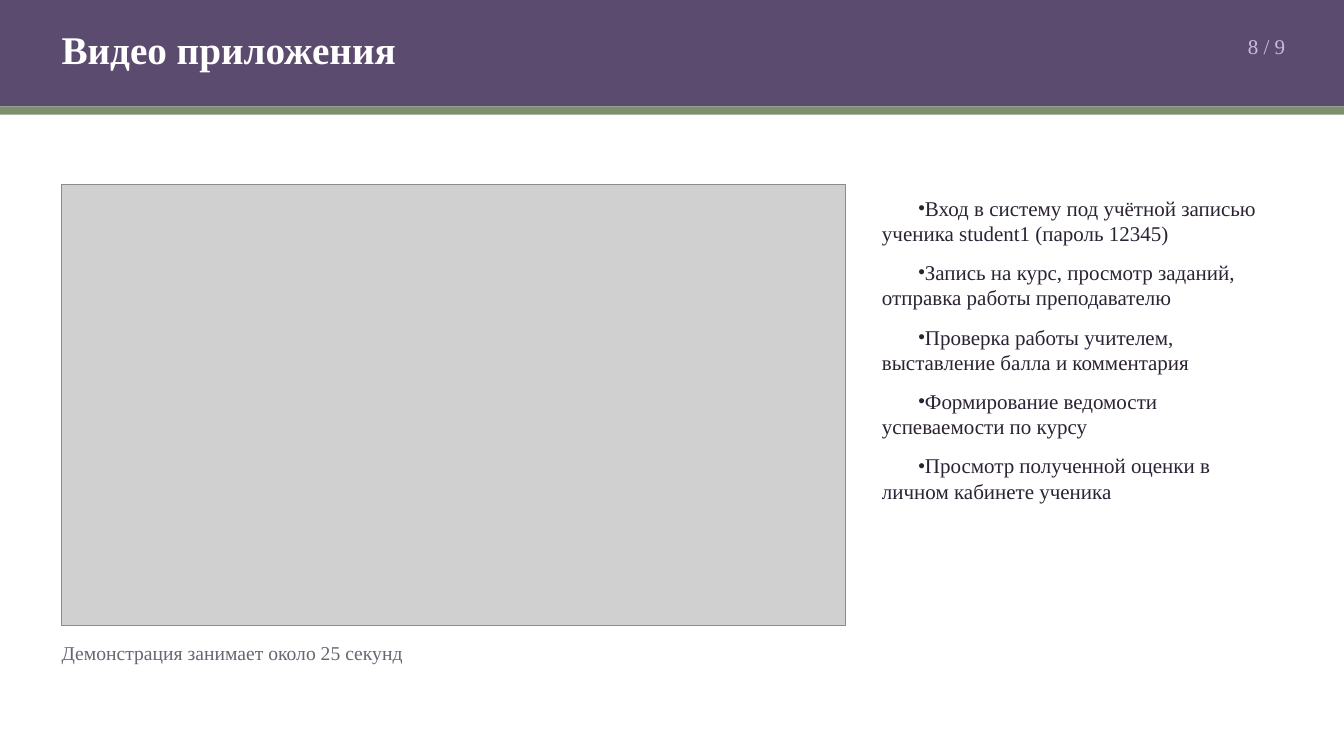
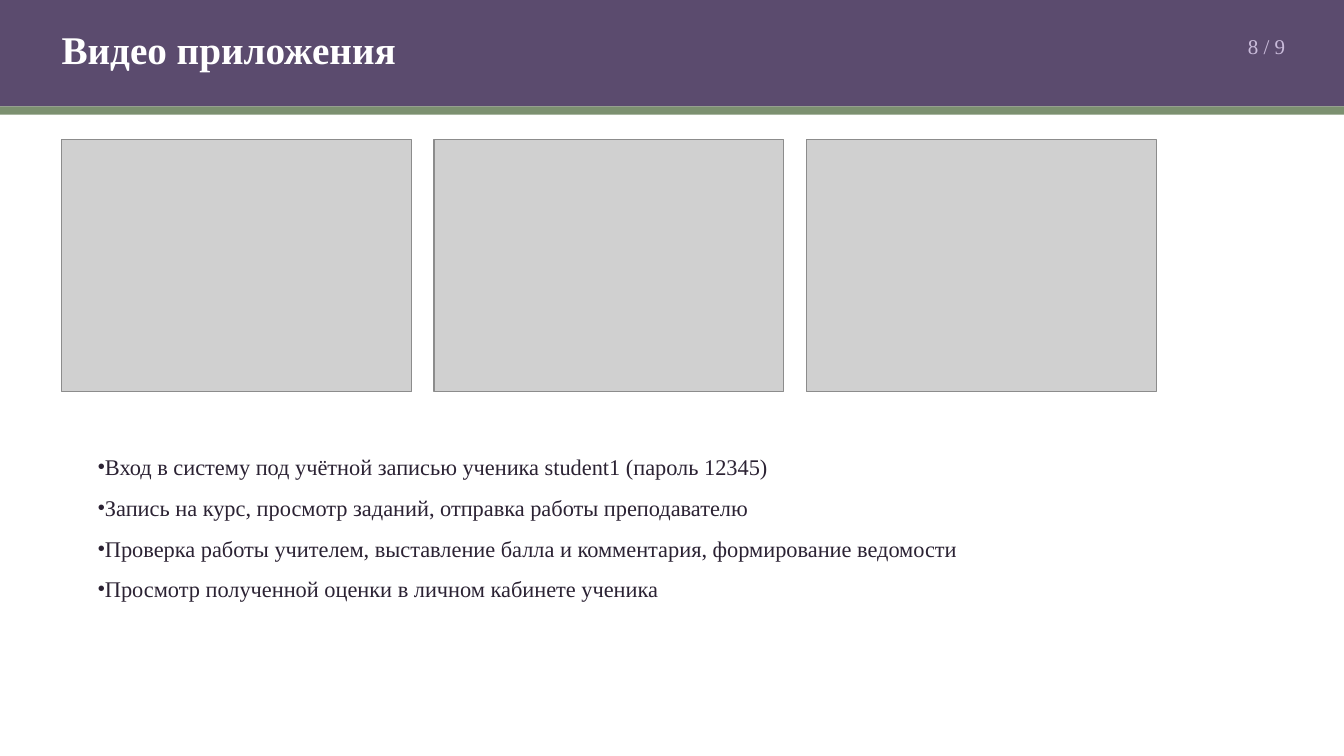
Before and after one commit to CoBa-3325/up03-uchebnye-kursy, a slide deck: slide 8 of Презентация к защите.pptx. Drawn at 1344x756 pixels with LibreOffice and Linux fonts; fonts in the diff are those of the drawing; grey boxes stand for pictures. Boxes give left, top, right and bottom in pixels: in the first picture for what was removed or moved away, otherwise in the second. Text is boxed around its words. In the diff, an @@ line names an element or a change of style, - is before the commit and + after.

```diff
--- a/Презентация к защите.pptx
+++ b/Презентация к защите.pptx
@@ picture added at bbox=[62, 140, 411, 392] @@
@@ picture added at bbox=[435, 140, 784, 392] @@
@@ picture added at bbox=[807, 140, 1156, 392] @@
@@ picture removed at bbox=[62, 185, 846, 626] @@
@@ text "Вход в систему под учётной ...": place and size @@
-text "Вход в систему под учётной ..." at bbox=[882, 201, 1255, 503]
+text "Вход в систему под учётной ..." at bbox=[105, 459, 957, 602]
@@ text at bbox=[105, 459, 767, 602]: size 15 to 16 pt in "Вход в систему под учётной записью ученика ...", "Запись на курс, просмотр заданий, отправка работы ...", "Просмотр полученной оценки в личном кабинете ученика" @@
@@ text at bbox=[105, 541, 957, 562]: text changed; size 15 to 16 pt @@
-• Проверка работы учителем, выставление балла и комментария
-• Формирование ведомости успеваемости по курсу
+• Проверка работы учителем, выставление балла и комментария, формирование ведомости
@@ text removed at bbox=[62, 647, 402, 664] @@
-Демонстрация занимает около 25 секунд
```
Also in this commit, not shown: 2 other files.
